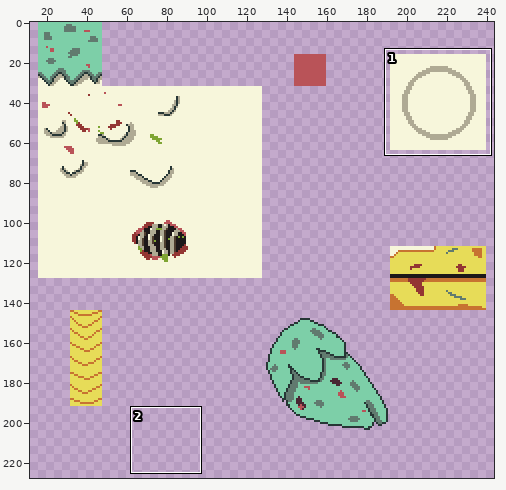
Two states of a pixel-art file, models/chicken.aseprite. The picture above shows the old version from afar; the outline marks the close-up.
Close-up. Before:
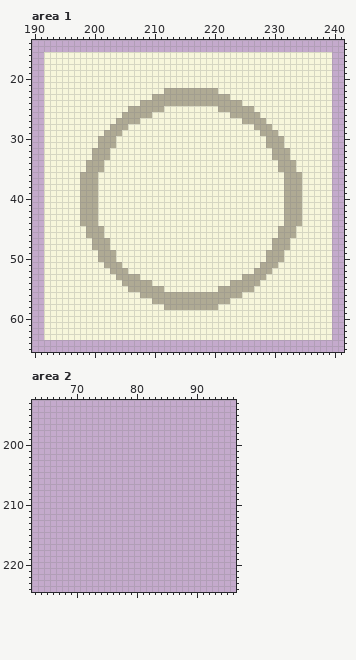
256x256 pixels, 1 frame. Shown: area 1: x 190..241, y 14..65; area 2: x 63..96, y 193..224. The wide view leaves out empty margins. The commit also changed other parts of the picture, which this record leaves out.
And afterwards:
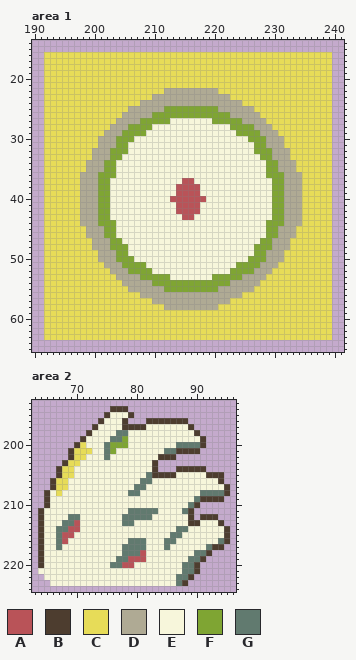
Palette (. is transparent): A #b95358  B #4d3d2f  C #e7dc58  D #afaa94  E #f7f6db  F #7fa533  G #617a6f
The edit:
Area 1, layer "Eyes0":
y 16..21: x 192..239 EEEEEEEEEEEEEEEEEEEEEEEEEEEEEEEEEEEEEEEEEEEEEEEE -> CCCCCCCCCCCCCCCCCCCCCCCCCCCCCCCCCCCCCCCCCCCCCCCC
y 22: x 192..211 EEEEEEEEEEEEEEEEEEEE -> CCCCCCCCCCCCCCCCCCCC; x 221..239 EEEEEEEEEEEEEEEEEEE -> CCCCCCCCCCCCCCCCCCC
y 23: x 192..209 EEEEEEEEEEEEEEEEEE -> CCCCCCCCCCCCCCCCCC; x 223..239 EEEEEEEEEEEEEEEEE -> CCCCCCCCCCCCCCCCC
y 24: x 192..207 EEEEEEEEEEEEEEEE -> CCCCCCCCCCCCCCCC; x 225..239 EEEEEEEEEEEEEEE -> CCCCCCCCCCCCCCC
y 25: x 192..205 EEEEEEEEEEEEEE -> CCCCCCCCCCCCCC; x 212..220 EEEEEEEEE -> FFFFFFFFF; x 227..239 EEEEEEEEEEEEE -> CCCCCCCCCCCCC
y 26: x 192..204 EEEEEEEEEEEEE -> CCCCCCCCCCCCC; x 210..222 EEEEEEEEEEEEE -> FFFFFFFFFFFFF; x 228..239 EEEEEEEEEEEE -> CCCCCCCCCCCC
y 27: x 192..203 EEEEEEEEEEEE -> CCCCCCCCCCCC; x 208..212 EEEEE -> FFFFF; x 220..224 EEEEE -> FFFFF; x 229..239 EEEEEEEEEEE -> CCCCCCCCCCC
y 28: x 192..202 EEEEEEEEEEE -> CCCCCCCCCCC; x 206..209 EEEE -> FFFF; x 223..226 EEEE -> FFFF; x 230..239 EEEEEEEEEE -> CCCCCCCCCC
y 29: x 192..201 EEEEEEEEEE -> CCCCCCCCCC; x 205..208 EEEE -> FFFF; x 224..227 EEEE -> FFFF; x 231..239 EEEEEEEEE -> CCCCCCCCC
y 30: x 192..200 EEEEEEEEE -> CCCCCCCCC; x 204..206 EEE -> FFF; x 226..228 EEE -> FFF; x 232..239 EEEEEEEE -> CCCCCCCC
y 31: x 192..200 EEEEEEEEE -> CCCCCCCCC; x 204..205 EE -> FF; x 227..228 EE -> FF; x 232..239 EEEEEEEE -> CCCCCCCC
y 32: x 192..199 EEEEEEEE -> CCCCCCCC; x 203..205 EEE -> FFF; x 227..229 EEE -> FFF; x 233..239 EEEEEEE -> CCCCCCC
y 33: x 192..199 EEEEEEEE -> CCCCCCCC; x 203..204 EE -> FF; x 228..229 EE -> FF; x 233..239 EEEEEEE -> CCCCCCC
y 34..35: x 192..198 EEEEEEE -> CCCCCCC; x 202..203 EE -> FF; x 229..230 EE -> FF; x 234..239 EEEEEE -> CCCCCC
y 36: x 192..197 EEEEEE -> CCCCCC; x 201..203 EEE -> FFF; x 229..231 EEE -> FFF; x 235..239 EEEEE -> CCCCC
y 37: x 192..197 EEEEEE -> CCCCCC; x 201..202 EE -> FF; x 215..216 EE -> AA; x 230..231 EE -> FF; x 235..239 EEEEE -> CCCCC
y 38..39: x 192..197 EEEEEE -> CCCCCC; x 201..202 EE -> FF; x 214..217 EEEE -> AAAA; x 230..231 EE -> FF; x 235..239 EEEEE -> CCCCC
y 40: x 192..197 EEEEEE -> CCCCCC; x 201..202 EE -> FF; x 213..218 EEEEEE -> AAAAAA; x 230..231 EE -> FF; x 235..239 EEEEE -> CCCCC
y 41..42: x 192..197 EEEEEE -> CCCCCC; x 201..202 EE -> FF; x 214..217 EEEE -> AAAA; x 230..231 EE -> FF; x 235..239 EEEEE -> CCCCC
y 43: x 192..197 EEEEEE -> CCCCCC; x 201..202 EE -> FF; x 215..216 EE -> AA; x 230..231 EE -> FF; x 235..239 EEEEE -> CCCCC
y 44: x 192..197 EEEEEE -> CCCCCC; x 201..203 EEE -> FFF; x 229..231 EEE -> FFF; x 235..239 EEEEE -> CCCCC
y 45..46: x 192..198 EEEEEEE -> CCCCCCC; x 202..203 EE -> FF; x 229..230 EE -> FF; x 234..239 EEEEEE -> CCCCCC
y 47: x 192..199 EEEEEEEE -> CCCCCCCC; x 203..204 EE -> FF; x 228..229 EE -> FF; x 233..239 EEEEEEE -> CCCCCCC
y 48: x 192..199 EEEEEEEE -> CCCCCCCC; x 203..205 EEE -> FFF; x 227..229 EEE -> FFF; x 233..239 EEEEEEE -> CCCCCCC
y 49: x 192..200 EEEEEEEEE -> CCCCCCCCC; x 204..205 EE -> FF; x 227..228 EE -> FF; x 232..239 EEEEEEEE -> CCCCCCCC
y 50: x 192..200 EEEEEEEEE -> CCCCCCCCC; x 204..206 EEE -> FFF; x 226..228 EEE -> FFF; x 232..239 EEEEEEEE -> CCCCCCCC
y 51: x 192..201 EEEEEEEEEE -> CCCCCCCCCC; x 205..208 EEEE -> FFFF; x 224..227 EEEE -> FFFF; x 231..239 EEEEEEEEE -> CCCCCCCCC
y 52: x 192..202 EEEEEEEEEEE -> CCCCCCCCCCC; x 206..209 EEEE -> FFFF; x 223..226 EEEE -> FFFF; x 230..239 EEEEEEEEEE -> CCCCCCCCCC
y 53: x 192..203 EEEEEEEEEEEE -> CCCCCCCCCCCC; x 208..212 EEEEE -> FFFFF; x 220..224 EEEEE -> FFFFF; x 229..239 EEEEEEEEEEE -> CCCCCCCCCCC
y 54: x 192..204 EEEEEEEEEEEEE -> CCCCCCCCCCCCC; x 210..222 EEEEEEEEEEEEE -> FFFFFFFFFFFFF; x 228..239 EEEEEEEEEEEE -> CCCCCCCCCCCC
y 55: x 192..205 EEEEEEEEEEEEEE -> CCCCCCCCCCCCCC; x 212..220 EEEEEEEEE -> FFFFFFFFF; x 227..239 EEEEEEEEEEEEE -> CCCCCCCCCCCCC
y 56: x 192..207 EEEEEEEEEEEEEEEE -> CCCCCCCCCCCCCCCC; x 225..239 EEEEEEEEEEEEEEE -> CCCCCCCCCCCCCCC
y 57: x 192..209 EEEEEEEEEEEEEEEEEE -> CCCCCCCCCCCCCCCCCC; x 223..239 EEEEEEEEEEEEEEEEE -> CCCCCCCCCCCCCCCCC
y 58: x 192..211 EEEEEEEEEEEEEEEEEEEE -> CCCCCCCCCCCCCCCCCCCC; x 221..239 EEEEEEEEEEEEEEEEEEE -> CCCCCCCCCCCCCCCCCCC
y 59..63: x 192..239 EEEEEEEEEEEEEEEEEEEEEEEEEEEEEEEEEEEEEEEEEEEEEEEE -> CCCCCCCCCCCCCCCCCCCCCCCCCCCCCCCCCCCCCCCCCCCCCCCC
Area 2, layer "Eyes0":
y 194: x 76..78 ... -> BBB
y 195: x 75..79 ..... -> BEEEB
y 196: x 74..78 ..... -> BEEEB; x 82..88 ....... -> BBBBBBB
y 197: x 73..89 ................. -> BEEEEBBBBEEEEEEEB
y 198: x 72..90 ................... -> BEEEEGGEEEEEEEEEEEB
y 199: x 71..91 ..................... -> BEEEEGGFEEEEEEEEEEEEB
y 200: x 70..91 ...................... -> BCEEEGFFFEEEEEEEEGGGGB
y 201: x 69..90 ...................... -> BCCCEEGFEEEEEEEEGGBBBB
y 202: x 69..86 .................. -> BCCEEEGEEEEEEEEBBB
y 203: x 68..83 ................ -> BCCEEEEEEEEEEEEB
y 204: x 67..83 ................. -> BCCEEEEEEEEEEEEEB; x 87..91 ..... -> BBBBB
y 205: x 67..94 ............................ -> BCCEEEEEEEEEEEEGBBBBEEEEEBBB
y 206: x 66..94 ............................. -> BCCEEEEEEEEEEEEGGEEEEEEEEEEEB
y 207: x 66..95 .............................. -> BCCEEEEEEEEEEEGGEEEEEEEEEEEEEB
y 208: x 65..95 ............................... -> BECEEEEEEEEEEEGGEEEEEEEEEEGGGGB
y 209: x 65..94 .............................. -> BEEEEEEEEEEEEEEEEEEEEEEEEGBBBB
y 210: x 65..90 .......................... -> BEEEEEEEEEEEEEEEEEEEEEEEGB
y 211: x 64..89 .......................... -> BEEEEEEEEEEEEEEGGGGGEEEEGB
y 212: x 64..89 .......................... -> BEEEEGGEEEEEEEGGGGGEEEEEEB; x 91..93 ... -> BBB
y 213: x 64..94 ............................... -> BEEEGGAEEEEEEEGGEEEEEEEEEBBEEEB
y 214: x 64..95 ................................ -> BEEGGAAEEEEEEEEEEEEEEEEGGEEEEEEB
y 215: x 64..95 ................................ -> BEEGAAEEEEEEEEEEEEEEEEGGEEEEEEEB
y 216: x 64..95 ................................ -> BEEGAEEEEEEEEEEGGGEEEGGEEEEEEEGB
y 217: x 64..94 ............................... -> BEEGEEEEEEEEEEGGGGEEEGEEEEEEGBB
y 218: x 64..92 ............................. -> BEEEEEEEEEEEEEGGGAEEEEEEEEGGB
y 219: x 64..91 ............................ -> BEEEEEEEEEEEEGGAAAEEEEEEEGGB
y 220: x 64..90 ........................... -> BEEEEEEEEEEEGGAAEEEEEEEEGGB
y 221: x 64..90 ........................... -> EEEEEEEEEEEEEEEEEEEEEEEEGGB
y 222: x 65..89 ......................... -> EEEEEEEEEEEEEEEEEEEEEEGGB
y 223: x 66..88 ....................... -> EEEEEEEEEEEEEEEEEEEEEGB
Changed places in both close-ups, as pixel boxes (x1, y1, x2, y2):
changed: (44, 52, 332, 340)
added: (38, 406, 230, 586)
